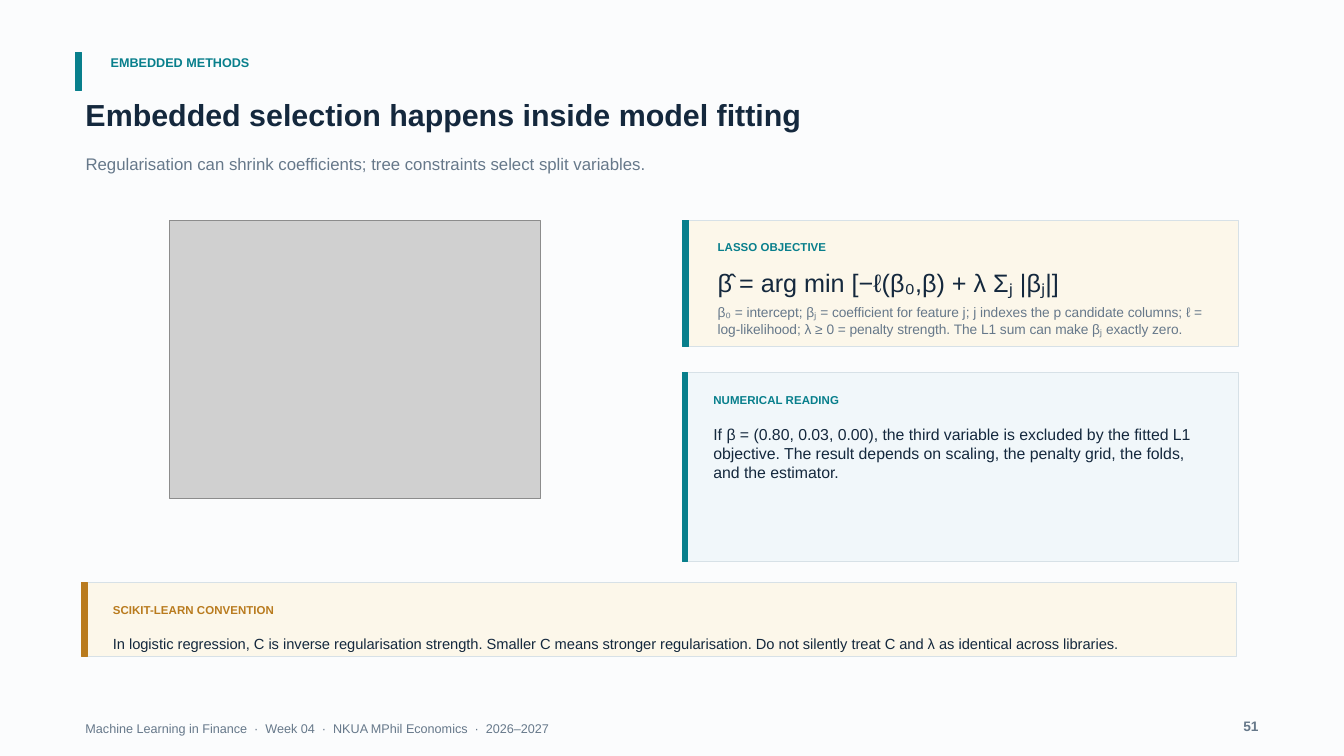
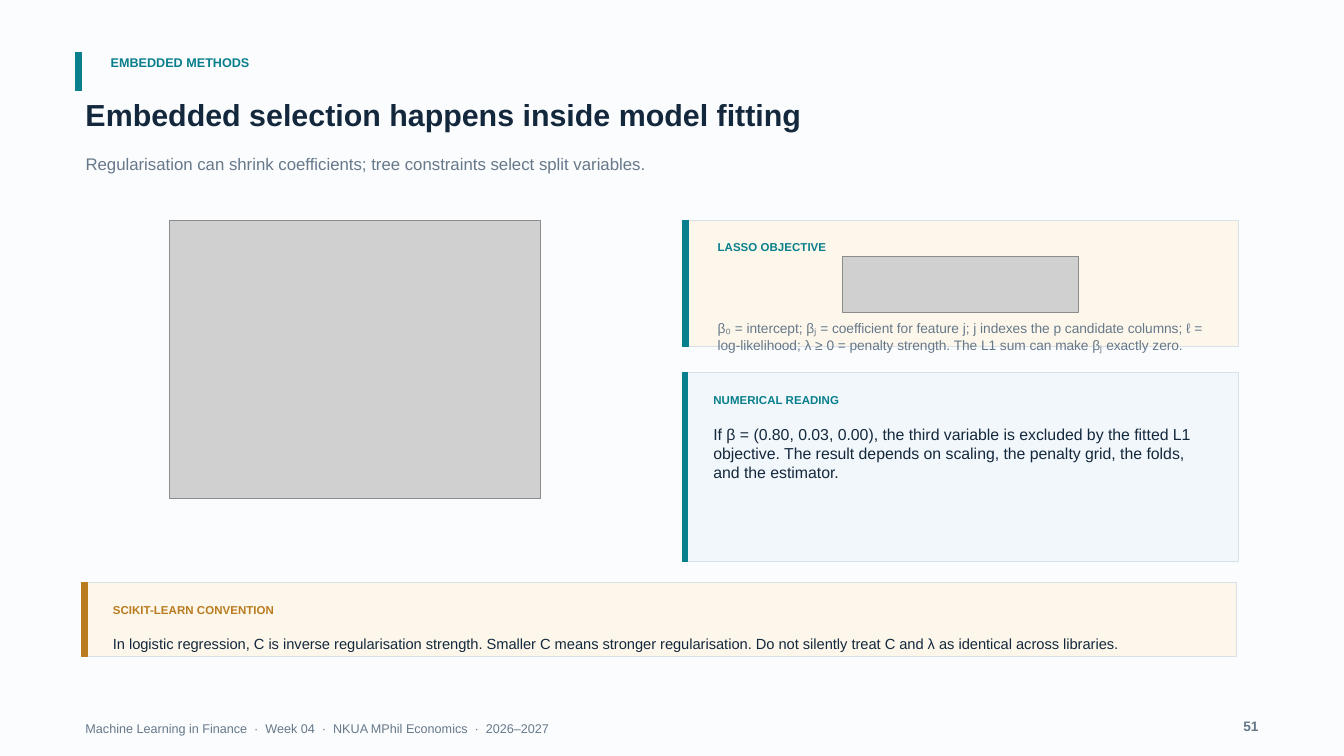
Before and after one commit to fkottas/Teaching-Courses, a slide deck: slide 51 of Machine Learning in Finance/2026-2027/lectures/week-04/slides/Lecture_04_Feature_Engineering_for_Financial_Data_2026-2027.pptx. Drawn at 1344x756 pixels with LibreOffice and Linux fonts; fonts in the diff are those of the drawing; grey boxes stand for pictures. Boxes give left, top, right and bottom in pixels: in the first picture for what was removed or moved away, otherwise in the second. Text is boxed around its words. In the diff, an @@ line names an element or a change of style, - is before the commit and + after.

```diff
--- a/Machine Learning in Finance/2026-2027/lectures/week-04/slides/Lecture_04_Feature_Engineering_for_Financial_Data_2026-2027.pptx
+++ b/Machine Learning in Finance/2026-2027/lectures/week-04/slides/Lecture_04_Feature_Engineering_for_Financial_Data_2026-2027.pptx
@@ picture added at (843, 256, 1080, 313) @@
@@ text removed at (718, 273, 987, 298) @@
-β̂ = arg min [−ℓ(β₀,β) + λ Σⱼ |βⱼ|]
@@ text "β₀ = intercept; βⱼ = ...": place and size @@
-text "β₀ = intercept; βⱼ = ..." at (718, 306, 1190, 337)
+text "β₀ = intercept; βⱼ = ..." at (718, 322, 1190, 353)
```
Also in this commit, not shown: 37 other slides changed, 3 other files.
